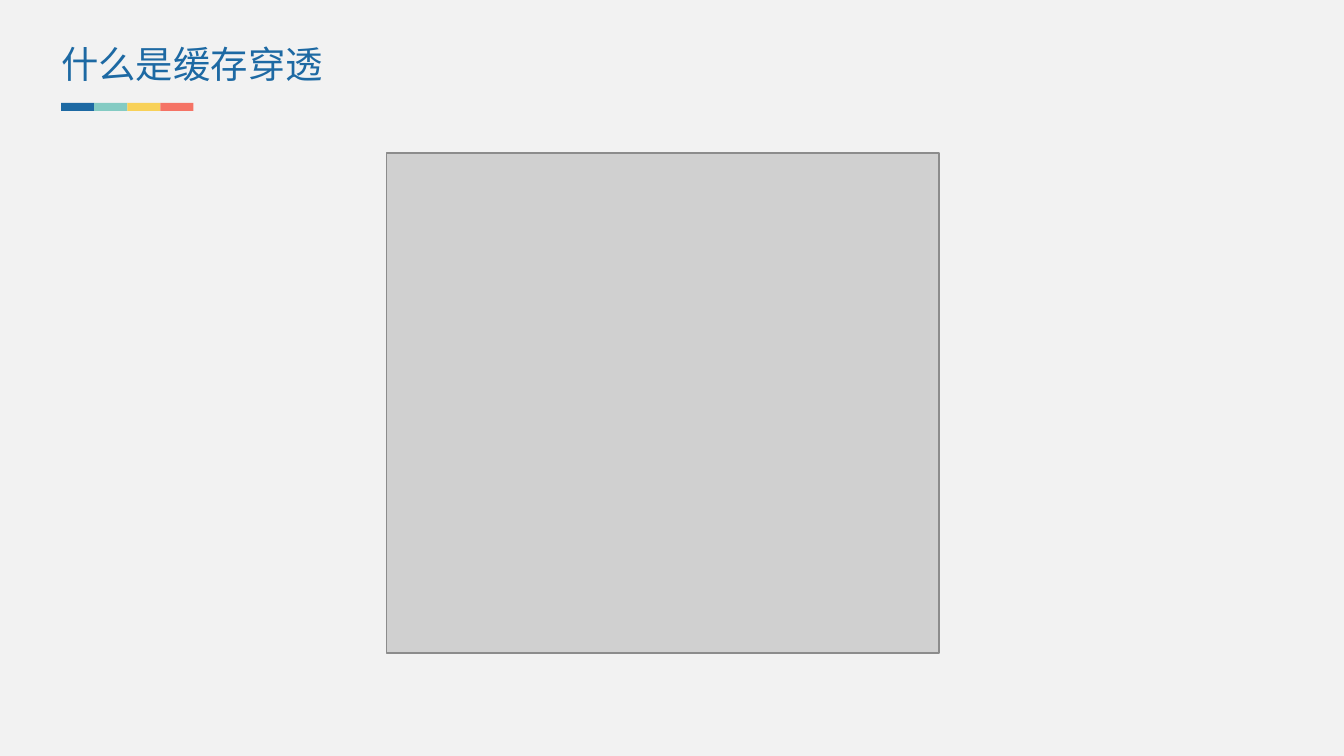
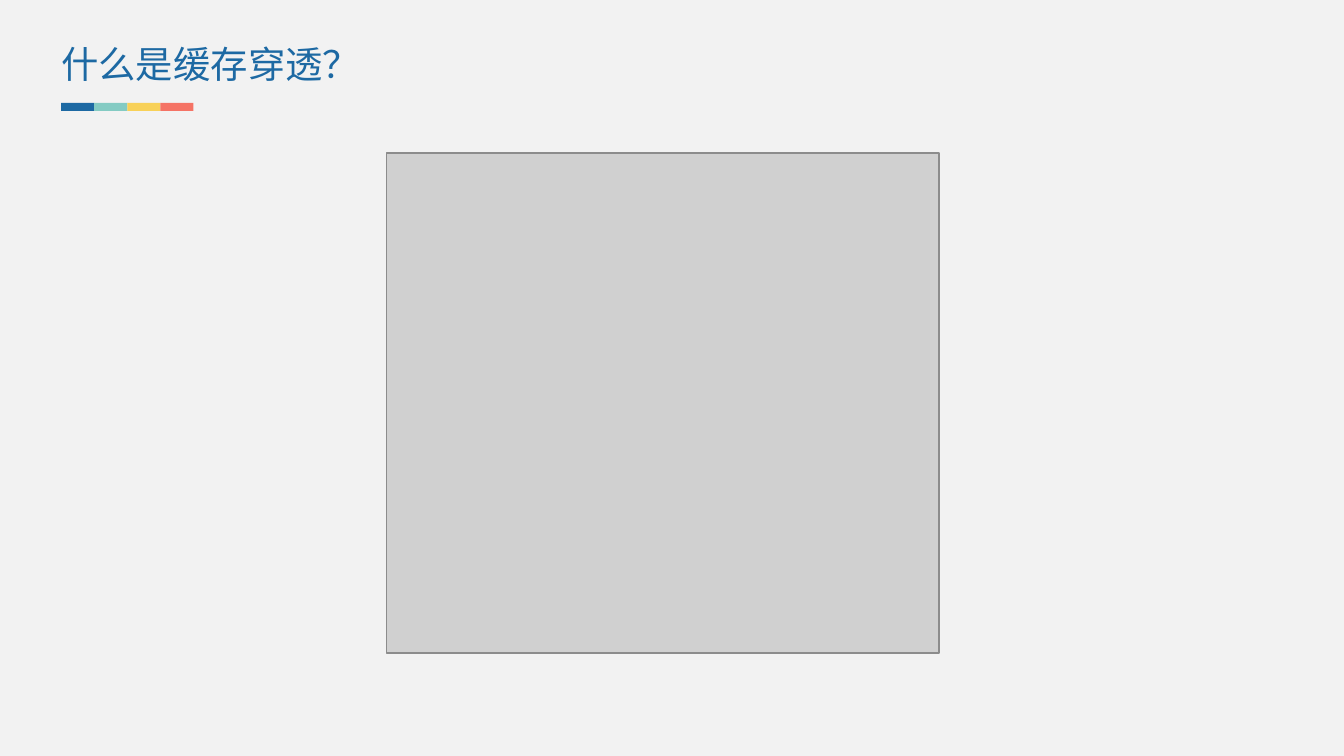
Before and after one commit to lvjiuluan/idea-projects, a slide deck: slide 21 of presentation/讲一讲Redis缓存设计？/讲一讲Redis缓存设计？.pptx. Drawn at 1344x756 pixels with LibreOffice and Linux fonts; fonts in the diff are those of the drawing; grey boxes stand for pictures. Boxes give left, top, right and bottom in pixels: in the first picture for what was removed or moved away, otherwise in the second. Text is boxed around its words. In the diff, an @@ line names an element or a change of style, - is before the commit and + after.

```diff
--- a/presentation/讲一讲Redis缓存设计？/讲一讲Redis缓存设计？.pptx
+++ b/presentation/讲一讲Redis缓存设计？/讲一讲Redis缓存设计？.pptx
@@ text at bbox=[61, 46, 360, 81]: text changed @@
-什么是缓存穿透
+什么是缓存穿透？
```
Also in this commit, not shown: 3 other slides changed.
